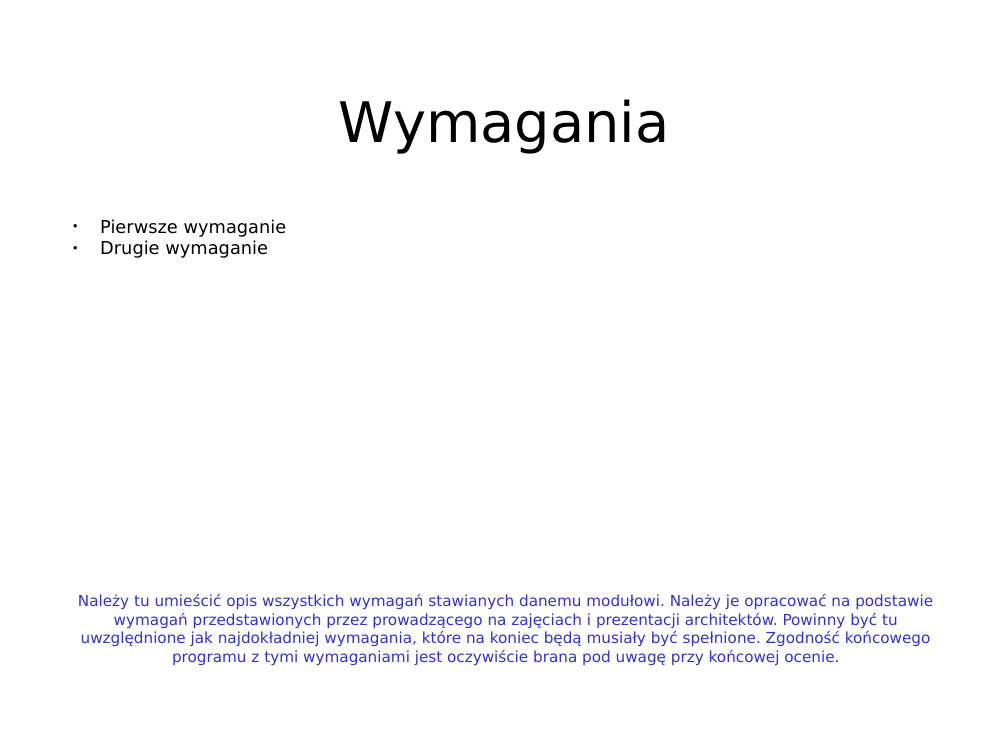
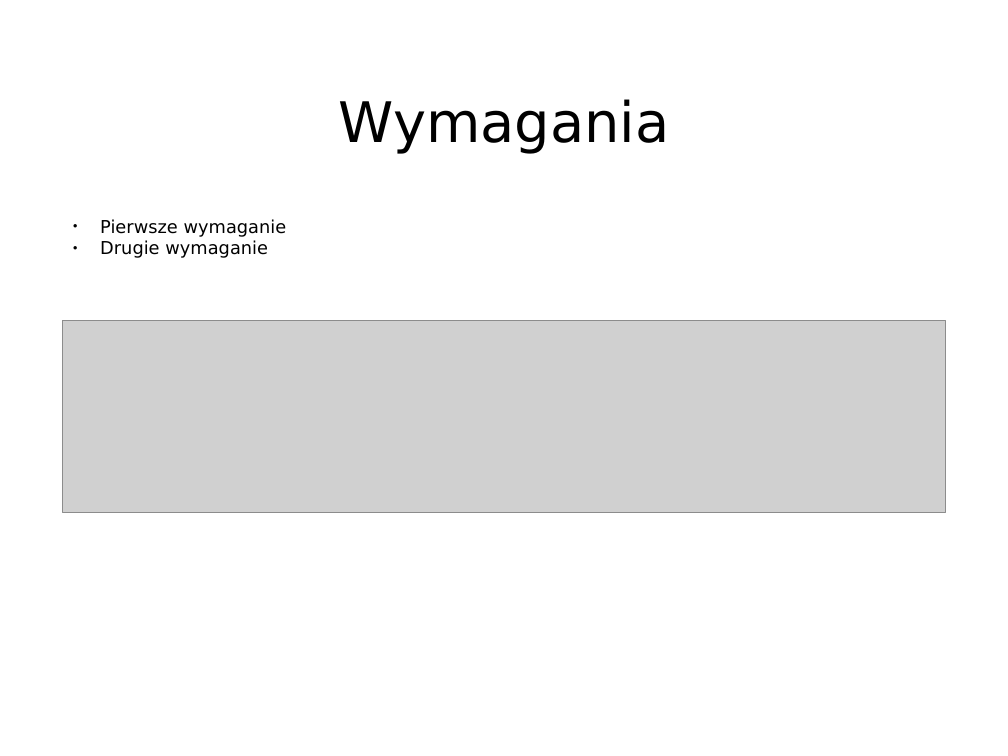
Before and after one commit to Informatyka-Stosowana-Chopy/Inzynieria-oprogramowania, a slide deck: slide 4 of front-end/szablon_proj_prez.ppt. Drawn at 1008x756 pixels with LibreOffice and Linux fonts; fonts in the diff are those of the drawing; grey boxes stand for pictures. Boxes give left, top, right and bottom in pixels: in the first picture for what was removed or moved away, otherwise in the second. Text is boxed around its words. In the diff, an @@ line names an element or a change of style, - is before the commit and + after.

```diff
--- a/front-end/szablon_proj_prez.ppt
+++ b/front-end/szablon_proj_prez.ppt
@@ picture added at bbox=[62, 320, 946, 512] @@
@@ text removed at bbox=[78, 593, 933, 665] @@
-Należy tu umieścić opis wszystkich wymagań stawianych danemu modułowi. Należy je opracować na podstawie wymagań przedstawionych przez prowadzącego na zajęciach i prezentacji architektów. Powinny być tu uwzględnione jak najdokładniej wymagania, które na koniec będą musiały być spełnione. Zgodność końcowego programu z tymi wymaganiami jest oczywiście brana pod uwagę przy końcowej ocenie.
```
Also in this commit, not shown: 2 other slides changed, 3 slides added, 2 slides removed.
